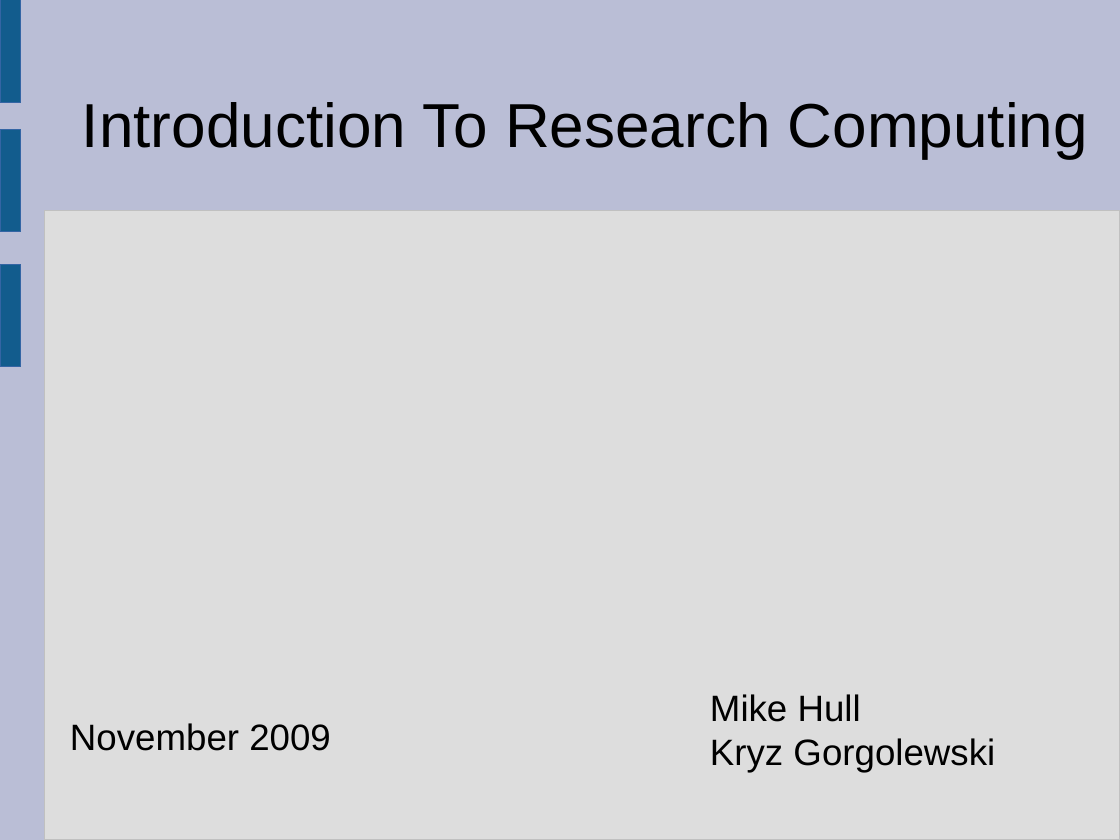
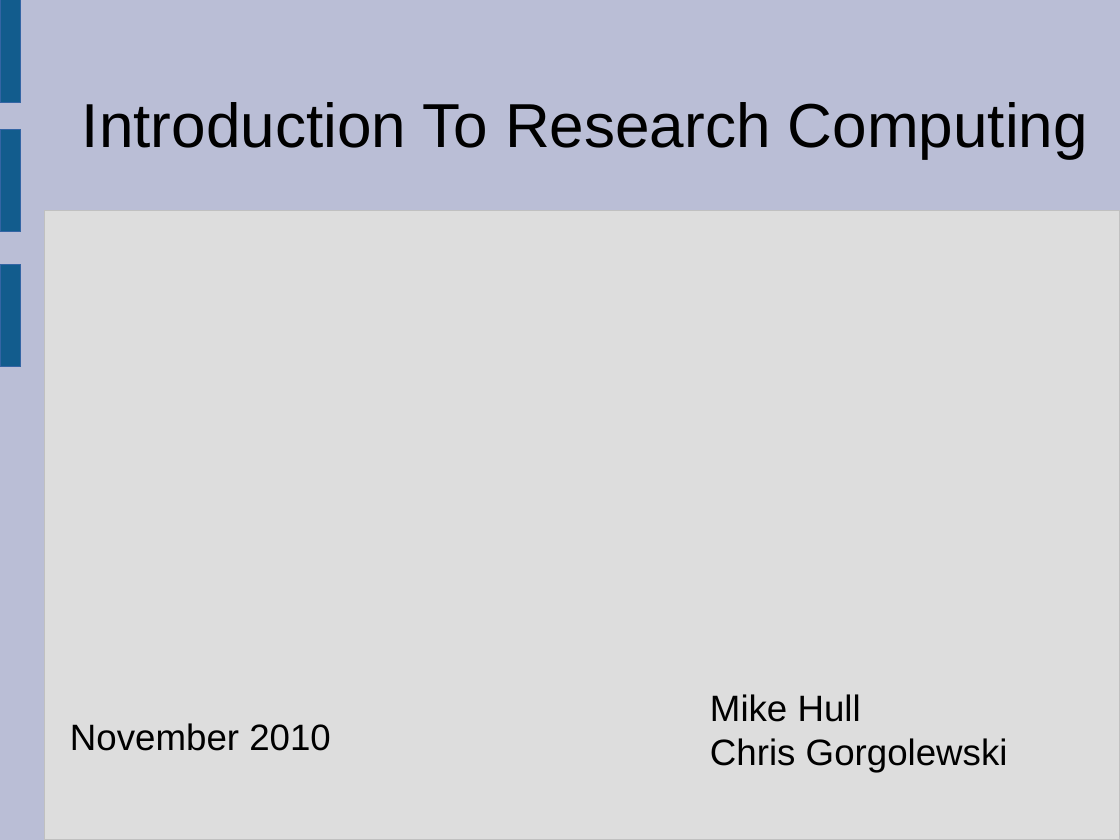
Before and after one commit to mikehulluk/IntroductionToResearchComputing, a slide deck: slide 1 of Wk0/IntroductoryPresentation.odp. Drawn at 1120x840 pixels with LibreOffice and Linux fonts; fonts in the diff are those of the drawing. Boxes give left, top, right and bottom in pixels: in the first picture for what was removed or moved away, otherwise in the second. Text is boxed around its words. In the diff, an @@ line names an element or a change of style, - is before the commit and + after.

```diff
--- a/Wk0/IntroductoryPresentation.odp
+++ b/Wk0/IntroductoryPresentation.odp
@@ text at (x1=70, y1=723, x2=331, y2=751): text changed @@
-November 2009
+November 2010
@@ text at (x1=710, y1=738, x2=1008, y2=773): text changed @@
-Kryz Gorgolewski
+Chris Gorgolewski
```
Also in this commit, not shown: 2 other slides changed.
